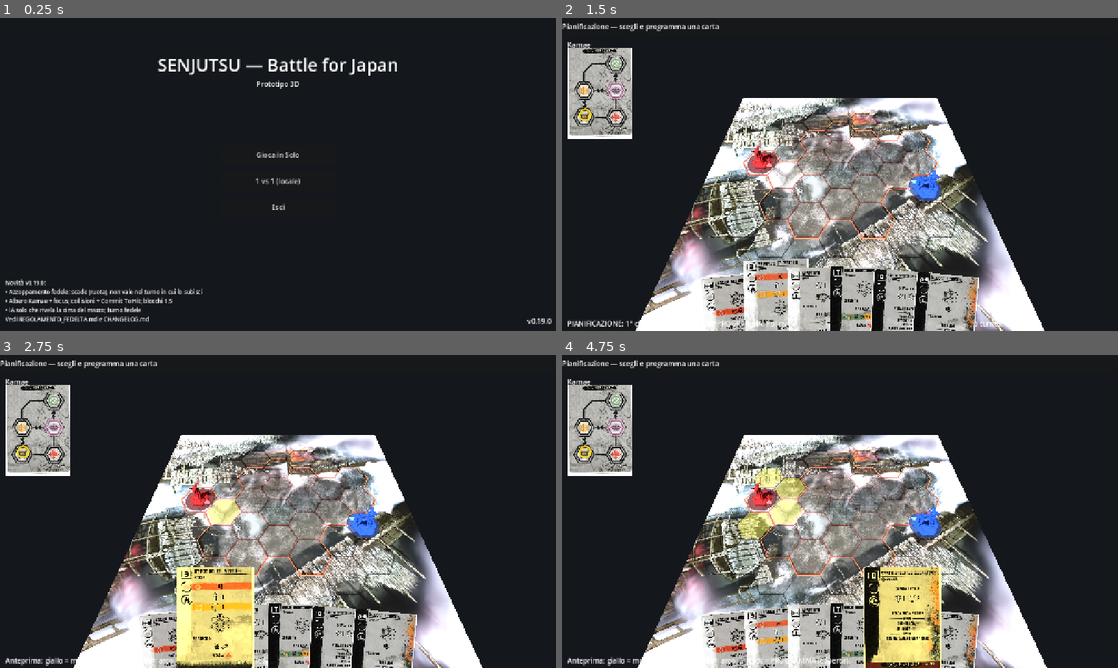
Above: before the commit, frames 1-4 (two rows, left to right).
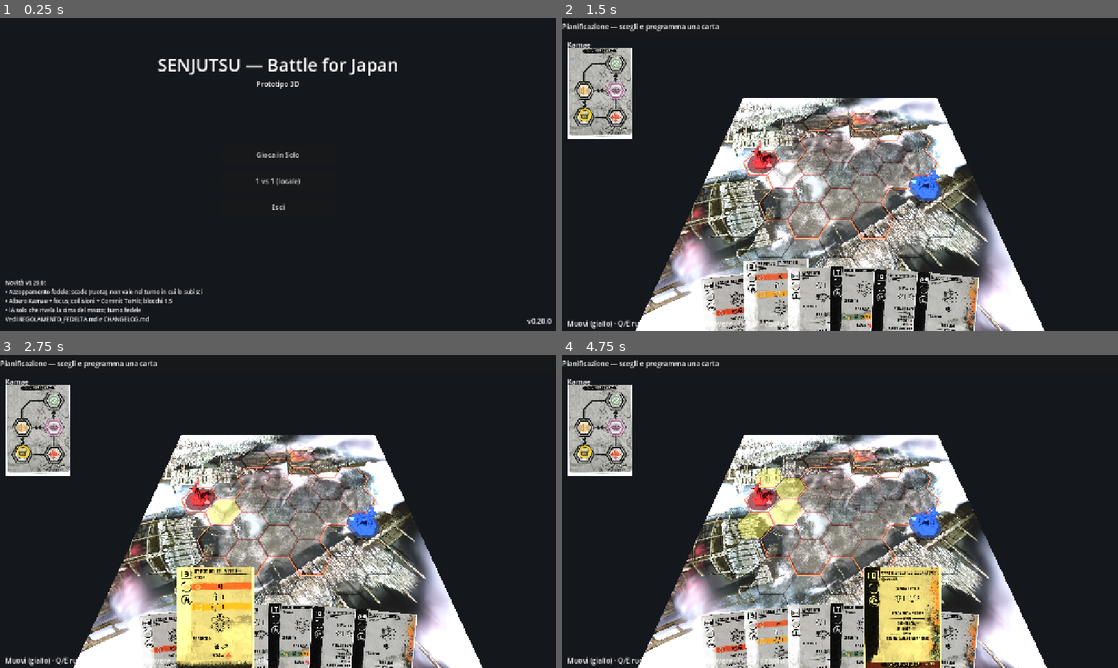
Above: after the commit, the same moments.

Repository: Tannoiser2/Sunjuntsu
Game: Godot game, scene res://scenes/Menu.tscn
Same seed, same stepped clock (60 frames per second), same inputs: the game is played once before the commit and once after it.
Inputs (mouse positions are in pixels of both pictures, inside the frame that each line leads up to):
- Up to frame 1 (0.25 s): no input
- Up to frame 2 (1.5 s): click "1 vs 1 (locale)" at 0.5 s; tap Enter at 1.25 s; drag from (734, 318) to (895, 105) at 1.27 s
- Up to frame 3 (2.75 s): tap Space at 2 s; drag from (216, 652) to (250, 574) at 2.02 s
- Up to frame 4 (4.75 s): move the mouse to (817, 649) at 2.77 s; hold Right 2.78-3.5 s; tap Enter at 2.85, 3.5 s; click (817, 649) at 2.92 s; drag from (862, 649) to (673, 464) at 3.52 s; tap Space at 4.25 s; drag from (901, 652) to (867, 511) at 4.27 s

The runs differ from the first frame. In frame 1, less than 0.1% of the frame differs, in the area x 6-98%, y 84-98%; in frame 2, 0.3%; in frame 3, 0.2%; in frame 4, 0.4%, in the area x 1-52%, y 96-100%.

Commit message:
UX risoluzione: click sul bersaglio rosso + pulsante Conferma; anteprima carta su hover
- Risoluzione non si blocca più: click su esagono rosso porta a segno l'attacco
- Pulsante "Conferma ▶" durante la tua risoluzione (vale per ogni tipo di carta)
- Hover su una carta in mano: la mappa mostra movimento (giallo) / bersagli (rosso),
  ripristinati all'uscita del mouse. Refactor _draw_overlays_for(card, move_used)

Co-Authored-By: Claude Opus 4.8 <noreply@anthropic.com>
Claude-Session: https://claude.ai/code/session_01Pn2piErvac8EuvNU8t5qNM

Diff:
--- a/godot/project.godot
+++ b/godot/project.godot
@@ -12,7 +12,7 @@
 
 config/name="Senjutsu: Battle for Japan"
 config/description="Reimplementazione digitale 3D di Senjutsu (Lucky Duck Games) — uso personale. Pedine 3D su mappa esagonale, modalità solo e 1v1."
-config/version="0.19.0"
+config/version="0.20.0"
 run/main_scene="res://scenes/Menu.tscn"
 config/features=PackedStringArray("4.6", "Forward Plus")
 config/icon="res://icon.svg"
--- a/godot/scenes/Arena.gd
+++ b/godot/scenes/Arena.gd
@@ -71,6 +71,8 @@
 	_duel.duel_over.connect(_on_duel_over)
 	_duel.phase_changed.connect(_on_phase_changed)
 	_hud.card_selected.connect(_on_card_selected)
+	_hud.card_hovered.connect(_on_card_hovered)
+	_hud.confirm_pressed.connect(_confirm_resolution)
 	_hud.kamae_chosen.connect(_on_kamae_chosen)
 	_duel.start()
 	# Carta Kamae del giocatore + segnalino della posizione.
@@ -96,6 +98,7 @@
 	_kamae_used = false
 	_clear_overlays()
 	_hud.hide_kamae()
+	_hud.hide_confirm()
 	_hud.hide_played_card()
 	_sync_pawns()
 	_refresh_hand()
@@ -161,11 +164,13 @@
 		_selected_card["id"] = state.fighters[0].planned
 		_refresh_overlays()
 		_refresh_kamae_chooser()
+		_hud.show_confirm()
 		_hud.set_info("⚔ Tua risoluzione: %s" % _selected_card.get("name", "?"))
 	else:
 		_phase_mode = "ai"
 		_clear_overlays()
 		_hud.hide_kamae()
+		_hud.hide_confirm()
 		_hud.set_info("L'avversario agisce…")
 		_run_ai_resolution(i)
 
@@ -198,6 +203,7 @@
 	_phase_mode = "wait"
 	_clear_overlays()
 	_hud.hide_kamae()
+	_hud.hide_confirm()
 	_selected_card = {}
 	_duel.resolve_current()
 
@@ -208,6 +214,7 @@
 	_selected_card = {}
 	_clear_overlays()
 	_hud.hide_kamae()
+	_hud.hide_confirm()
 	_sync_pawns()
 	_refresh_hand()
 	_refresh_status()
@@ -221,6 +228,7 @@
 	_hud.show_hand([])
 	_clear_overlays()
 	_hud.hide_kamae()
+	_hud.hide_confirm()
 
 
 ## Costruisce la mano del giocatore (pedina 0) come schede dati.
@@ -428,23 +436,32 @@
 ##  1) prima il MOVIMENTO consentito (giallo) — passi/rotazioni della carta;
 ##  2) dopo aver mosso (o se la carta non muove), i BERSAGLI d'attacco (rosso).
 func _refresh_overlays() -> void:
+	_draw_overlays_for(_selected_card, _move_used)
+
+
+## Disegna sulla mappa l'azione contestuale della carta `card`:
+##  giallo = movimento (FASE 1), rosso = bersagli d'attacco (FASE 2).
+## `move_used` = true salta la fase movimento (già mossa o anteprima post-mossa).
+## Usata sia per la carta selezionata/in risoluzione sia per l'anteprima al
+## passaggio del mouse.
+func _draw_overlays_for(card: Dictionary, move_used: bool) -> void:
 	_clear_overlays()
-	if _selected_card.is_empty():
+	if card.is_empty():
 		return
 	var f := state.fighters[0]
-	var id := int(_selected_card.get("id", -1))
+	var id := int(card.get("id", -1))
 	var g := CardDB.geometry(id)
 	# Carta non giocabile nella Kamae attuale: nessun overlay.
 	if not Duel.playable(f, id):
 		var req: String = g.get("kamae_req", "")
 		_hud.set_hint("⛔ %s: giocabile solo in Kamae %s (sei in %s)" % [
-			_selected_card.get("name", "?"),
+			card.get("name", "?"),
 			Domain.STANCE_NAMES.get(Domain.STANCE_FROM_SLUG.get(req, -1), req),
 			Domain.STANCE_NAMES[f.stance]])
 		return
 	# Celle di movimento (solo se non già mosso).
 	var move_cells: Array = []
-	if not _move_used:
+	if not move_used:
 		_move_states = {}
 		if g.has("move"):
 			_move_states = Move.reachable_by_cell(f.cell, f.facing, g["move"], state.is_blocked, Domain.STANCE_SLUG[f.stance])
@@ -463,13 +480,13 @@
 			if _tiles.has(cell):
 				(_tiles[cell] as MeshInstance3D).material_override = _tile_mat(cell, "move")
 		_hud.set_hint("Muovi (giallo) · Q/E ruota · SPAZIO = non muovere · INVIO = risolvi" + sfx)
-	elif _selected_card.get("type", "") == "attack":
+	elif card.get("type", "") == "attack":
 		# FASE 2 — bersagli attaccabili (rosso). Schema v2 (celle per-esagono).
 		for cell in Duel.attack_v2_cells(f.cell, f.facing, g, 1):
 			if _tiles.has(cell):
 				_attack_preview.append(cell)
 				(_tiles[cell] as MeshInstance3D).material_override = _tile_mat(cell, "attack")
-		_hud.set_hint("Bersagli (rosso) · Q/E ruota · INVIO = attacca/risolvi" + sfx)
+		_hud.set_hint("Bersagli (rosso) · click sul rosso o INVIO = attacca · Q/E ruota" + sfx)
 	else:
 		_hud.set_hint("INVIO = risolvi · Q/E ruota" + sfx)
 
@@ -513,6 +530,20 @@
 	_refresh_overlays()   # anteprima informativa (il movimento avverrà in risoluzione)
 	_hud.hide_kamae()
 	_hud.set_hint("Anteprima: giallo = mosse della carta, rosso = arco. 2° click = PROGRAMMA (coperta).")
+
+
+## Passaggio del mouse su una carta in mano: la carta si alza (CardView) e qui
+## mostriamo la sua azione contestuale sulla mappa. Uscendo, la mappa torna allo
+## stato precedente (overlay della carta selezionata, se c'è, altrimenti pulita).
+## Attivo solo in pianificazione: durante la risoluzione gli overlay sono guidati
+## dalla carta in corso e non vanno disturbati.
+func _on_card_hovered(card_data: Dictionary, entered: bool) -> void:
+	if _phase_mode != "planning":
+		return
+	if entered:
+		_draw_overlays_for(card_data, false)   # anteprima: movimento da fermo
+	else:
+		_refresh_overlays()                     # ripristina la selezione (o pulisci)
 
 
 ## Parametri dell'effetto "change_kamae" della carta (dentro `effects`):
@@ -728,4 +759,14 @@
 		return
 	var collider = hit["collider"]
 	if collider and collider.has_meta("cell"):
-		_move_active_to(collider.get_meta("cell"))
+		_click_cell(collider.get_meta("cell"))
+
+
+## Click su una cella durante la TUA risoluzione:
+##  · cella gialla (movimento) → muovi lì;
+##  · cella rossa (bersaglio)  → conferma l'attacco (chiude il turno).
+func _click_cell(cell: Vector2i) -> void:
+	if _phase_mode == "resolving" and _resolving_index == 0 and _attack_preview.has(cell):
+		_confirm_resolution()
+		return
+	_move_active_to(cell)
--- a/godot/scenes/CardView.gd
+++ b/godot/scenes/CardView.gd
@@ -6,6 +6,7 @@
 extends Control
 
 signal clicked(card_view)
+signal hover_changed(card_view, entered: bool)
 
 const CARD_H := 200.0
 const CARD_RATIO := 463.0 / 646.0   ## w/h dei ritagli (180 dpi)
@@ -106,6 +107,7 @@
 
 
 func _on_hover(entered: bool) -> void:
+	hover_changed.emit(self, entered)   # l'arena mostra l'azione contestuale sulla mappa
 	if selected:
 		return
 	var tw := create_tween().set_parallel()
--- a/godot/scenes/HUD.gd
+++ b/godot/scenes/HUD.gd
@@ -7,7 +7,9 @@
 
 signal card_played(card_data: Dictionary)
 signal card_selected(card_data: Dictionary)
+signal card_hovered(card_data: Dictionary, entered: bool)
 signal kamae_chosen(slug: String)
+signal confirm_pressed()
 
 @onready var hand: Control = $Hand
 @onready var info: Label = $Top/Info
@@ -38,9 +40,11 @@
 		info.text = "Carta giocata: %s" % label
 		card_played.emit(d))
 	hand.card_selected.connect(func(d): card_selected.emit(d))
+	hand.card_hovered.connect(func(d, e): card_hovered.emit(d, e))
 	_build_kamae_chooser()
 	_build_kamae_tree()
 	_build_played_slot()
+	_build_confirm_button()
 
 
 ## Riquadro "carta giocata": mostra la carta programmata finché non è scartata a
@@ -76,6 +80,38 @@
 
 func hide_played_card() -> void:
 	_played_panel.visible = false
+
+
+var _confirm_btn: Button
+
+
+## Pulsante "Conferma azione" mostrato durante la TUA risoluzione: rende esplicita
+## la chiusura del turno (equivale a INVIO / click sul bersaglio rosso).
+func _build_confirm_button() -> void:
+	_confirm_btn = Button.new()
+	_confirm_btn.set_anchors_preset(Control.PRESET_BOTTOM_RIGHT)
+	_confirm_btn.anchor_left = 1.0
+	_confirm_btn.anchor_top = 1.0
+	_confirm_btn.anchor_right = 1.0
+	_confirm_btn.anchor_bottom = 1.0
+	_confirm_btn.offset_left = -210
+	_confirm_btn.offset_top = -130
+	_confirm_btn.offset_right = -20
+	_confirm_btn.offset_bottom = -70
+	_confirm_btn.text = "Conferma ▶ (INVIO)"
+	_confirm_btn.add_theme_font_size_override("font_size", 20)
+	_confirm_btn.pressed.connect(func(): confirm_pressed.emit())
+	add_child(_confirm_btn)
+	_confirm_btn.visible = false
+
+
+func show_confirm(label: String = "Conferma ▶ (INVIO)") -> void:
+	_confirm_btn.text = label
+	_confirm_btn.visible = true
+
+
+func hide_confirm() -> void:
+	_confirm_btn.visible = false
 
 
 func _build_kamae_tree() -> void:
--- a/godot/scenes/Hand.gd
+++ b/godot/scenes/Hand.gd
@@ -6,6 +6,7 @@
 
 signal card_played(card_data: Dictionary)
 signal card_selected(card_data: Dictionary)
+signal card_hovered(card_data: Dictionary, entered: bool)
 
 const CardView := preload("res://scenes/CardView.gd")
 const FAN_SPREAD := 0.10     ## rotazione massima (rad) ai bordi del ventaglio
@@ -25,6 +26,7 @@
 		add_child(cv)
 		cv.setup(e)
 		cv.clicked.connect(_on_card_clicked)
+		cv.hover_changed.connect(_on_card_hovered)
 		_cards.append(cv)
 	_layout()
 
@@ -47,6 +49,10 @@
 		cv.z_index = i
 
 
+func _on_card_hovered(cv, entered: bool) -> void:
+	card_hovered.emit(cv.card_data, entered)
+
+
 func _on_card_clicked(cv) -> void:
 	if _selected == cv:
 		# Secondo click = conferma giocata. NON rimuovo qui: ci pensa l'arena
Not shown, changed: CHANGELOG.md
